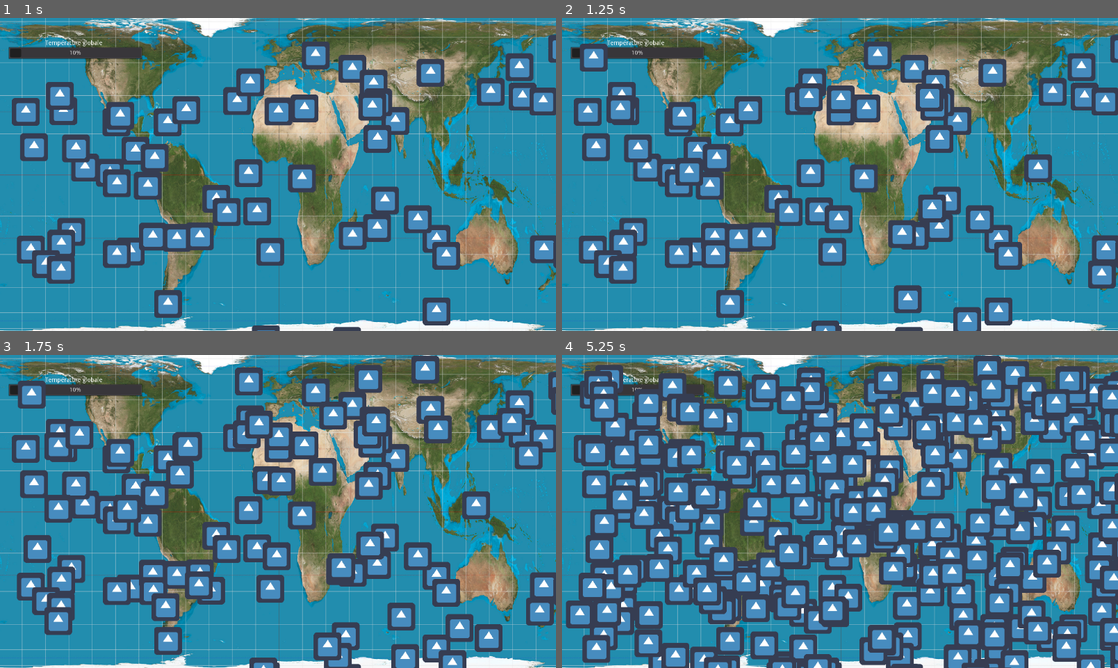
Above: before the commit, frames 1-4 (two rows, left to right).
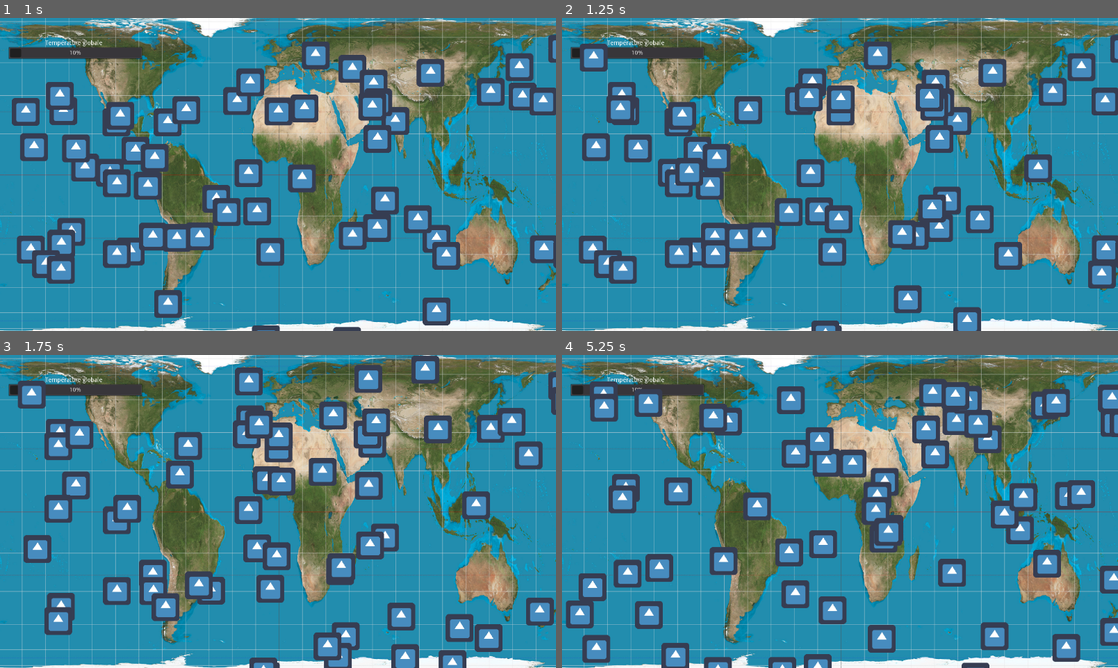
Above: after the commit, the same moments.

Repository: ClubInfoInsaT/jeu-sce-2023
Game: Godot game, scene res://MainScene.tscn
Same seed, same stepped clock (60 frames per second), same inputs: the game is played once before the commit and once after it. The engine's default icon, where the game draws it, is replaced by a stand-in: a white triangle on a blue panel in a dark square.
Inputs (mouse positions are in pixels of both pictures, inside the frame that each line leads up to):
- Up to frame 1 (1 s): click (522, 96) at 0.52 s
- Up to frame 2 (1.25 s): no input
- Up to frame 3 (1.75 s): click (522, 433) at 1.27 s
- Up to frame 4 (5.25 s): click (1084, 433) at 2.02 s

Frame 1 is identical in both runs. In frame 2, 4.9% of the frame differs, in the area x 2-97%, y 11-100%; in frame 3, 12%; in frame 4, 49%, in the area x 2-100%, y 0-100%.

Commit message:
challenges event

Diff:
--- /dev/null
+++ b/godot-project/NewChallengeButton.gd
@@ -0,0 +1,11 @@
+extends Node2D
+
+export var lifeTime = 5
+var currentTime = 0
+func _ready():
+	pass # Replace with function body.
+func _process(delta):
+	if(currentTime > lifeTime) :
+		queue_free()
+		return
+	currentTime += delta
--- a/godot-project/NewChallengeButton.tscn
+++ b/godot-project/NewChallengeButton.tscn
@@ -1,8 +1,11 @@
-[gd_scene load_steps=2 format=2]
+[gd_scene load_steps=3 format=2]
 
 [ext_resource path="res://icon.png" type="Texture" id=1]
+[ext_resource path="res://NewChallengeButton.gd" type="Script" id=2]
 
 [node name="Node2D" type="Node2D"]
+script = ExtResource( 2 )
+lifeTime = 1
 
 [node name="TextureButton" type="TextureButton" parent="."]
 margin_right = 40.0
